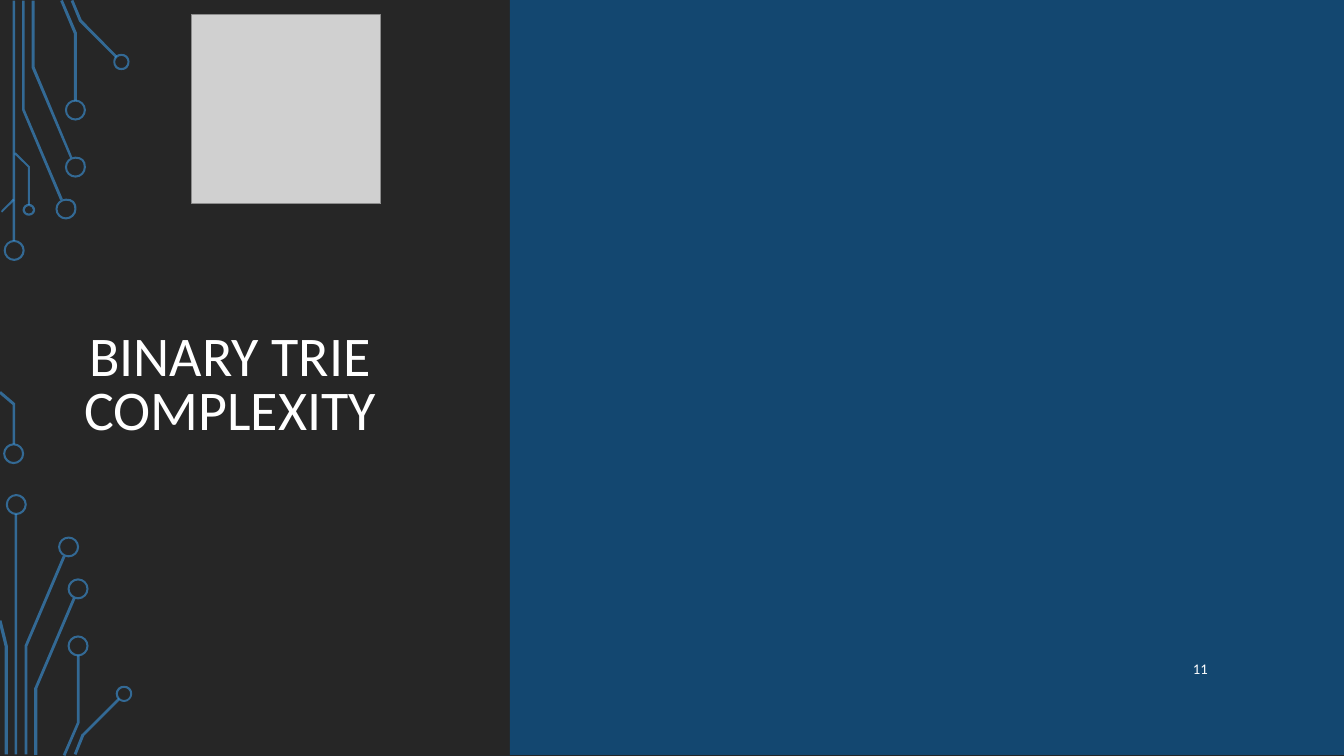
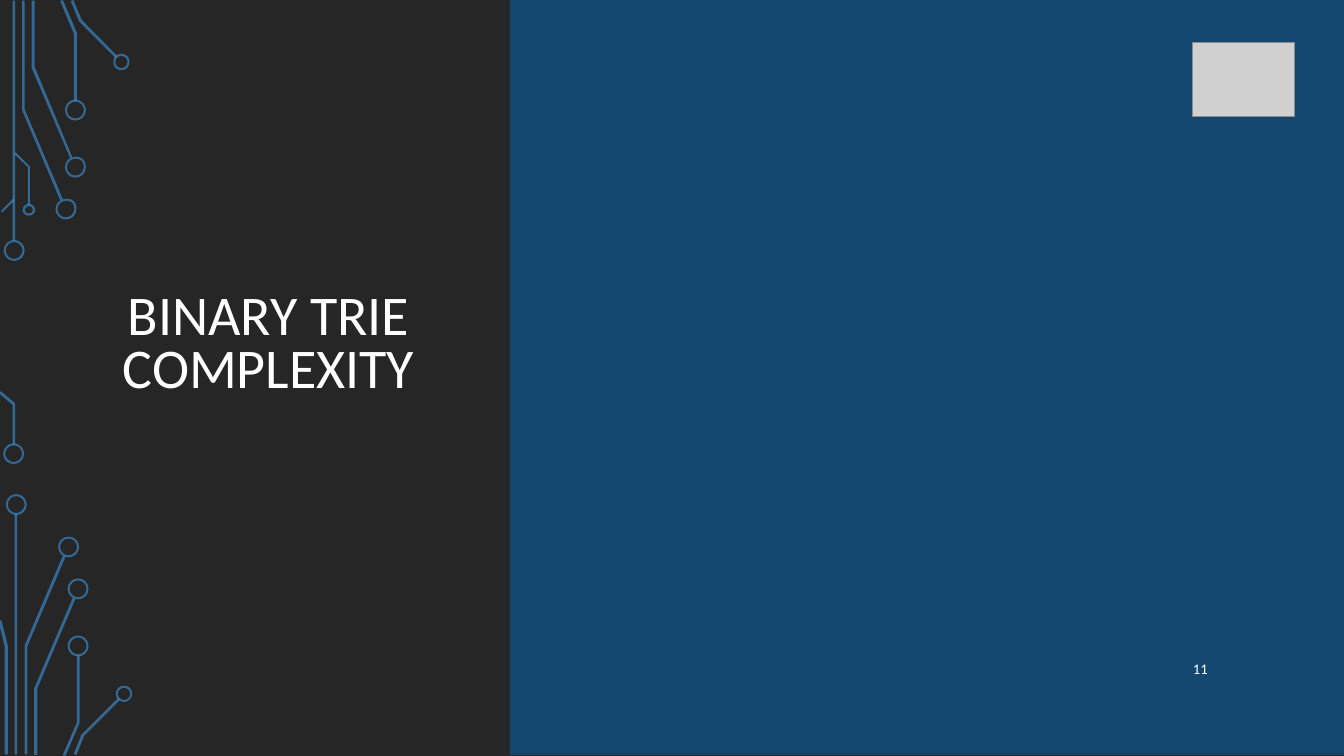
Before and after one commit to ataeiamirhosein/NetFuncVirt, a slide deck: slide 11 of present/Ip_lookup_algorithms.pptx. Drawn at 1344x756 pixels with LibreOffice and Linux fonts; fonts in the diff are those of the drawing; grey boxes stand for pictures; background and template pictures are left out. Boxes give left, top, right and bottom in pixels: in the first picture for what was removed or moved away, otherwise in the second. Text is boxed around its words. In the diff, an @@ line names an element or a change of style, - is before the commit and + after.

```diff
--- a/present/Ip_lookup_algorithms.pptx
+++ b/present/Ip_lookup_algorithms.pptx
@@ picture removed at box(192, 15, 381, 205) @@
@@ picture added at box(1193, 42, 1295, 117) @@
@@ text "BINARY TRIE": place and size @@
-text "BINARY TRIE" at box(84, 340, 375, 431)
+text "BINARY TRIE" at box(123, 299, 414, 389)
```
Also in this commit, not shown: 16 other slides changed, 2 slides added.
